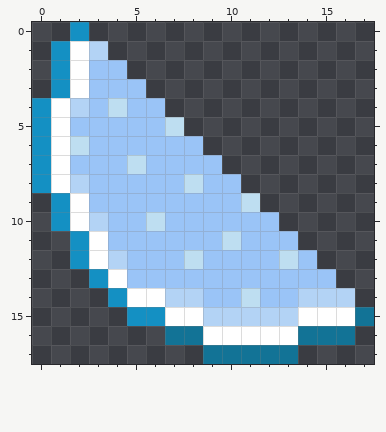
One commit to this pixel-art file: textures/Items/Dash_PowerUp.aseprite. Above, as it was before the edit.
18x18 pixels, 1 frame.
The same view after the edit:
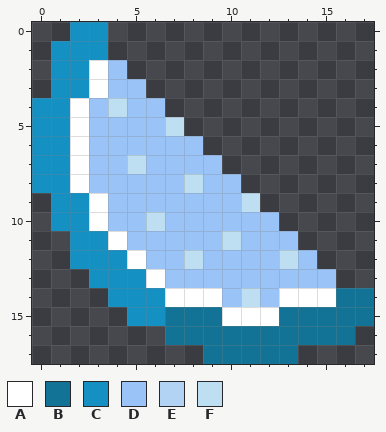
Palette (. is transparent): A #ffffff  B #127396  C #1490c3  D #9ac4f7  E #b3d3f5  F #bedef1
The exact change:
{"y":0,"x":3,"old":".","new":"C"}
{"y":1,"x":2,"old":"AE","new":"CC"}
{"y":2,"x":2,"old":"AD","new":"CA"}
{"y":3,"x":2,"old":"AD","new":"CA"}
{"y":4,"x":1,"old":"AE","new":"CA"}
{"y":5,"x":1,"old":"AD","new":"CA"}
{"y":6,"x":1,"old":"AF","new":"CA"}
{"y":7,"x":1,"old":"AD","new":"CA"}
{"y":8,"x":1,"old":"AE","new":"CA"}
{"y":9,"x":2,"old":"AD","new":"CA"}
{"y":10,"x":2,"old":"AE","new":"CA"}
{"y":11,"x":3,"old":"AD","new":"CA"}
{"y":12,"x":3,"old":"AED","new":"CCA"}
{"y":13,"x":4,"old":"ADD","new":"CCA"}
{"y":14,"x":5,"old":"AAEED","new":"CCAAA"}
{"y":14,"x":13,"old":"DEEE.","new":"AAABB"}
{"y":15,"x":7,"old":"AAEEEEEAAA","new":"BBBAAABBBB"}
{"y":16,"x":9,"old":"AAAAA","new":"BBBBB"}
